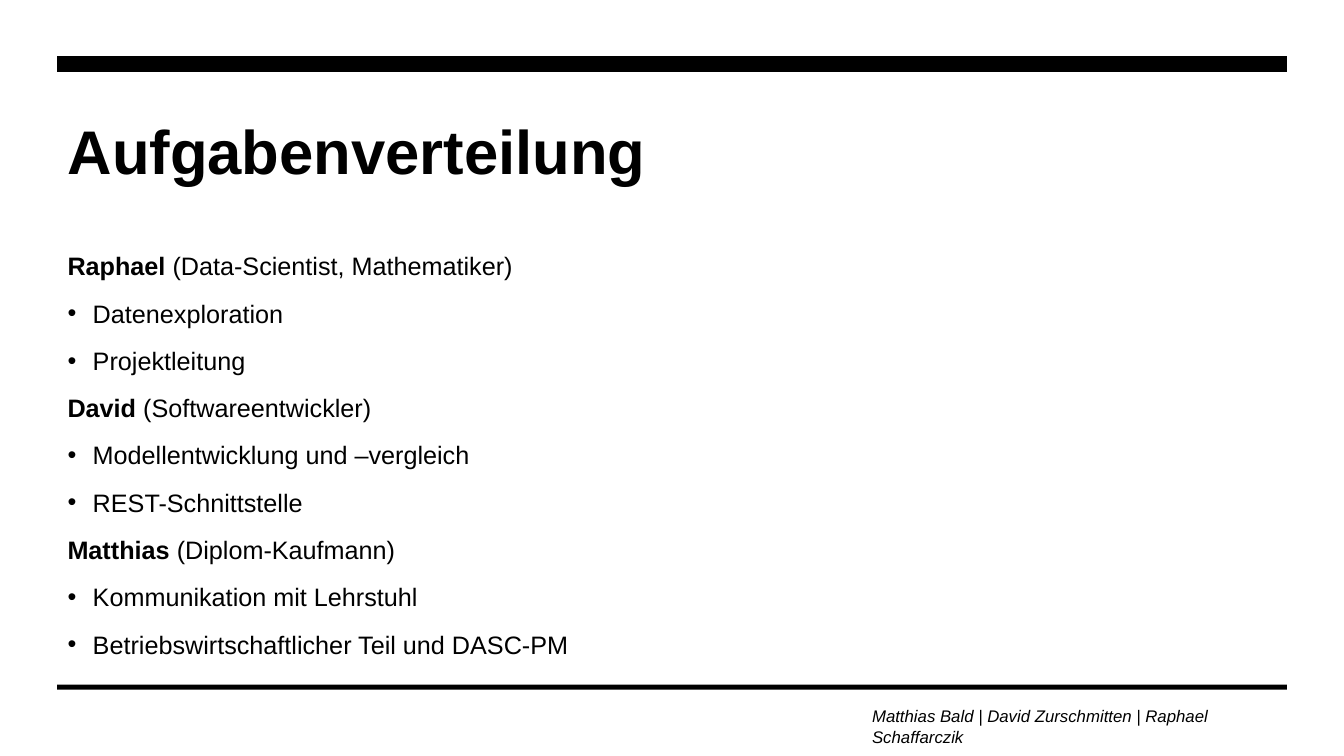
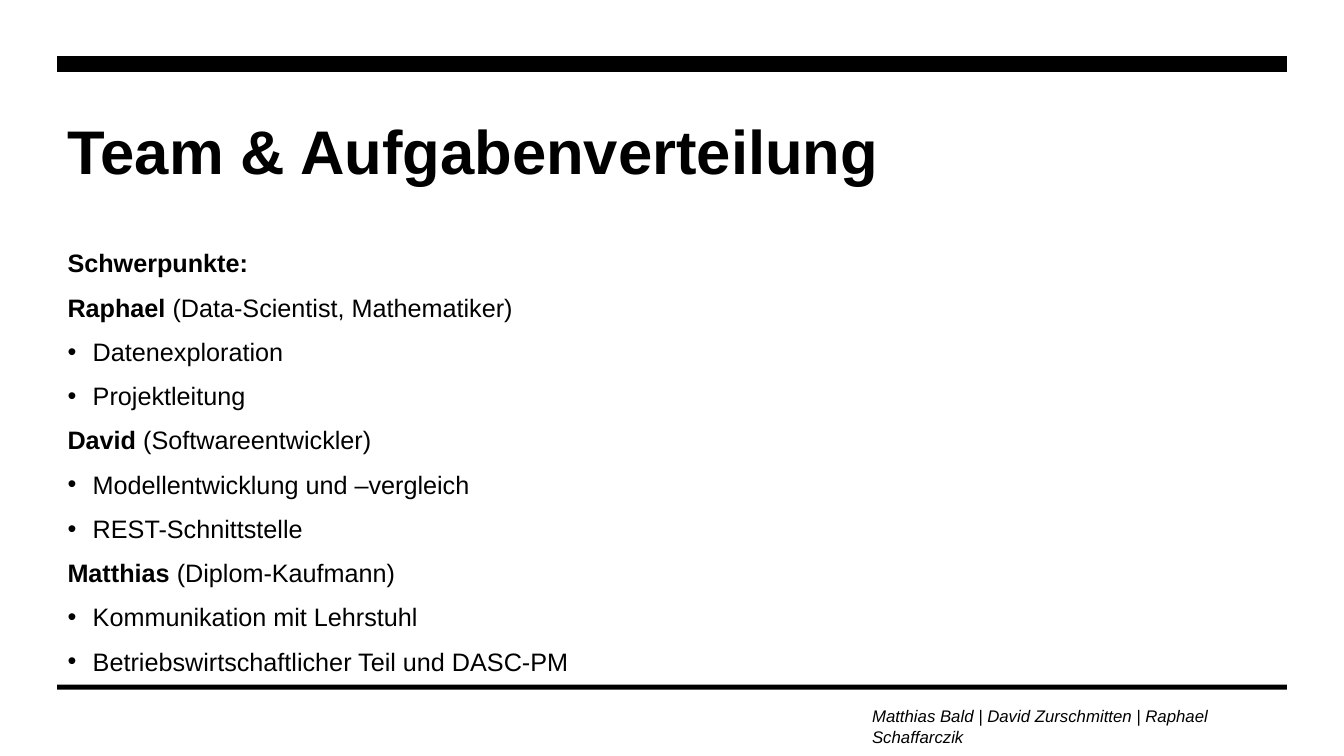
Before and after one commit to zurdavid/projektpraktikum-datascience, a slide deck: slide 13 of präsentationen/Abschlusspräsentation_Entwurf.pptx (slide 5 before the commit). Drawn at 1344x756 pixels with LibreOffice and Linux fonts; fonts in the diff are those of the drawing. Boxes give left, top, right and bottom in pixels: in the first picture for what was removed or moved away, otherwise in the second. Text is boxed around its words. In the diff, an @@ line names an element or a change of style, - is before the commit and + after.

```diff
--- a/präsentationen/Abschlusspräsentation_Entwurf.pptx
+++ b/präsentationen/Abschlusspräsentation_Entwurf.pptx
@@ title at [68,129,878,186]: text changed @@
-Aufgabenverteilung
+Team & Aufgabenverteilung
@@ text at [68,253,248,278]: paragraph added @@
+Schwerpunkte:
@@ text at [68,298,568,672]: line spacing 1.1 to 1 @@
```
Also in this commit, not shown: 6 other slides changed, 3 slides added, 3 slides removed, 6 other files.
